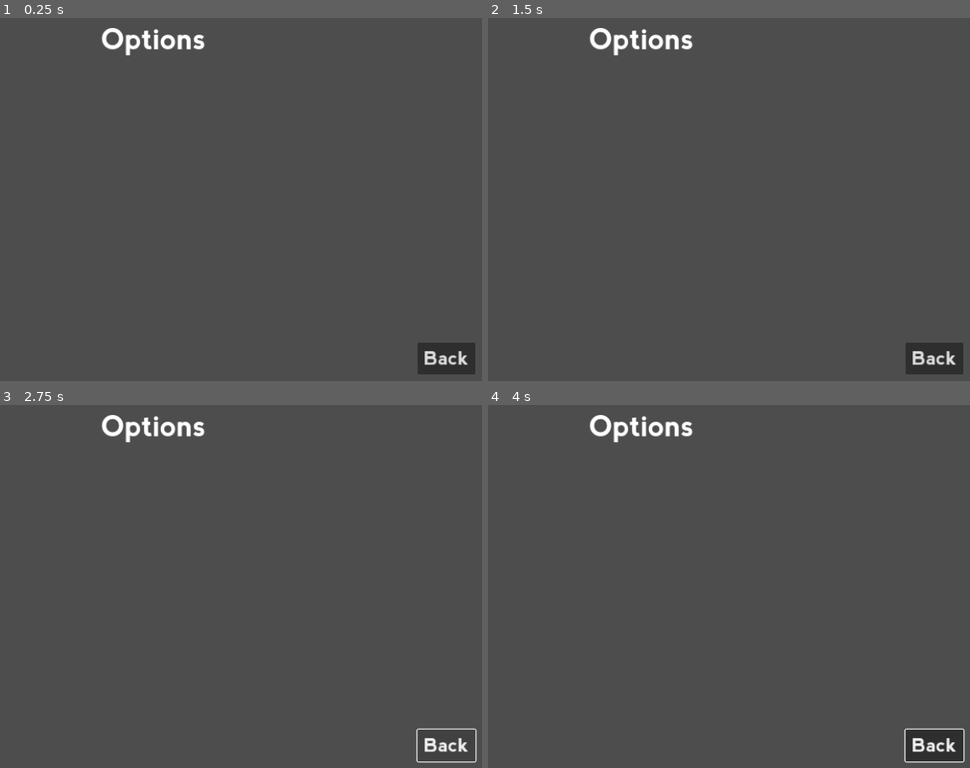
Above: before the commit, frames 1-4 (two rows, left to right).
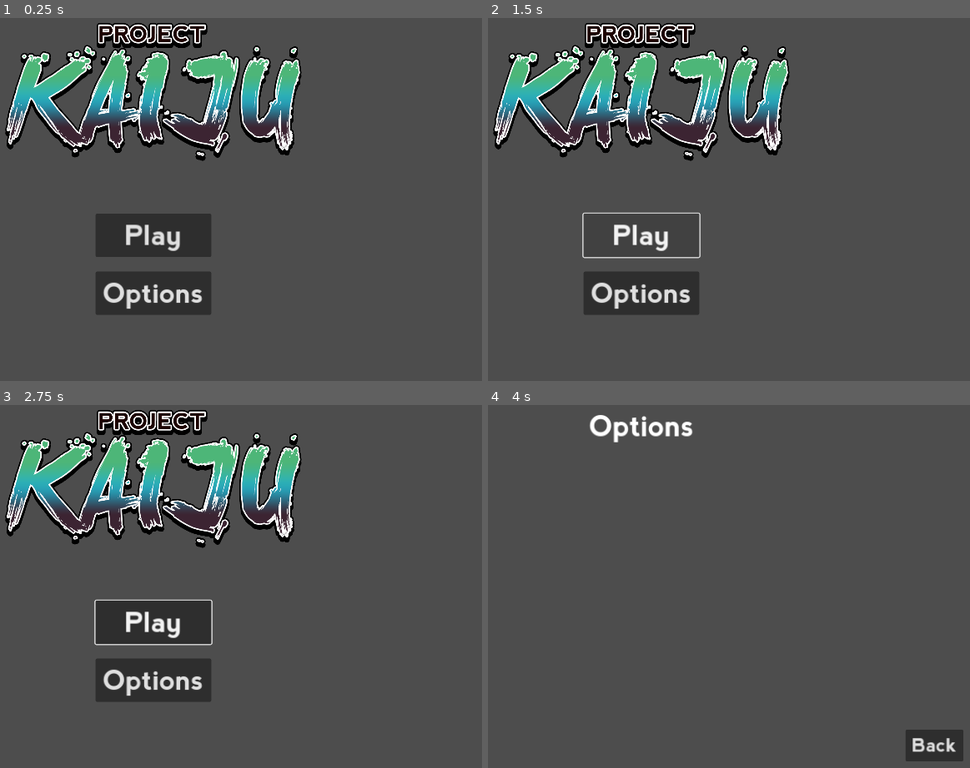
Above: after the commit, the same moments.

Repository: Quplet/ProjectKaiju
Game: Godot game, scene res://scenes/main.tscn
The game is run twice, just before and just after one commit, with the same random seed, the same clock (stepped at 60 frames per second) and the same inputs.
Inputs (mouse positions are in pixels of both pictures, inside the frame that each line leads up to):
- Up to frame 1 (0.25 s): no input
- Up to frame 2 (1.5 s): click (642, 235) at 0.5 s, where only the run after the commit has a clickable "Play"; click (642, 235) at 1.25 s, where only the run after the commit has a clickable "Play"
- Up to frame 3 (2.75 s): click (448, 746) at 2 s, where only the run before the commit has a clickable "Back"
- Up to frame 4 (4 s): click (642, 680) at 2.75 s, where only the run after the commit has a clickable "Options"; hold Right (ui_right) from 3.53 s (still down)

The runs differ from the first frame. In frame 1, 19% of the frame differs, in the area x 1-99%, y 1-99%; in frame 2, 17%; in frame 3, 18%; in frame 4, 0.2%.
Error before the commit: Out of bounds get index '1' (on base: 'Array[String]') (res://scripts/HUD.gd:33)

Commit message:
more player improvements

Diff:
--- a/project.godot
+++ b/project.godot
@@ -19,6 +19,23 @@
 
 window/stretch/mode="canvas_items"
 
+[input]
+
+Jump={
+"deadzone": 0.5,
+"events": [Object(InputEventKey,"resource_local_to_scene":false,"resource_name":"","device":0,"window_id":0,"alt_pressed":false,"shift_pressed":false,"ctrl_pressed":false,"meta_pressed":false,"pressed":false,"keycode":0,"physical_keycode":32,"key_label":0,"unicode":0,"echo":false,"script":null)
+]
+}
+
+[layer_names]
+
+2d_physics/layer_1="World"
+2d_physics/layer_2="Hurtboxes"
+2d_physics/layer_3="Hitboxes"
+2d_physics/layer_4="Player Floor"
+2d_physics/layer_9="Player Body"
+2d_physics/layer_10="Enemy Floor"
+
 [rendering]
 
 renderer/rendering_method="gl_compatibility"
--- a/scenes/hud.tscn
+++ b/scenes/hud.tscn
@@ -8,7 +8,6 @@
 script = ExtResource("1_62db1")
 
 [node name="MainMenu" type="CanvasLayer" parent="."]
-visible = false
 
 [node name="Title" type="TextureRect" parent="MainMenu"]
 anchors_preset = 5
@@ -56,6 +55,7 @@
 text = "Options"
 
 [node name="OptionsMenu" type="CanvasLayer" parent="."]
+visible = false
 
 [node name="Title" type="Label" parent="OptionsMenu"]
 anchors_preset = 5
--- a/scenes/player.tscn
+++ b/scenes/player.tscn
@@ -1,17 +1,69 @@
-[gd_scene load_steps=4 format=3 uid="uid://blsedkmpi6feg"]
+[gd_scene load_steps=11 format=3 uid="uid://blsedkmpi6feg"]
 
+[ext_resource type="Script" path="res://scripts/objects/player.gd" id="1_6whxk"]
 [ext_resource type="PackedScene" uid="uid://bww7vq0qmirb2" path="res://scenes/components/health_component.tscn" id="1_wdfvb"]
 [ext_resource type="PackedScene" uid="uid://bdnwhnysdlepu" path="res://scenes/components/hitbox_component.tscn" id="2_aiy11"]
+[ext_resource type="Script" path="res://scripts/objects/player_body.gd" id="2_qenhg"]
 [ext_resource type="PackedScene" uid="uid://bfi7ete20sl7x" path="res://scenes/components/knockback_component.tscn" id="3_kba4j"]
+[ext_resource type="Texture2D" uid="uid://d4k2i4nbtcbrx" path="res://assets/sprites/player/idle0.png" id="4_77pc7"]
+
+[sub_resource type="CapsuleShape2D" id="CapsuleShape2D_2gmrg"]
+radius = 72.0
+height = 174.0
+
+[sub_resource type="SpriteFrames" id="SpriteFrames_jhxgh"]
+animations = [{
+"frames": [{
+"duration": 1.0,
+"texture": ExtResource("4_77pc7")
+}],
+"loop": true,
+"name": &"idle",
+"speed": 5.0
+}]
+
+[sub_resource type="CapsuleShape2D" id="CapsuleShape2D_3di3e"]
+height = 190.0
+
+[sub_resource type="CapsuleShape2D" id="CapsuleShape2D_o7bqa"]
+radius = 5.0
+height = 180.0
 
 [node name="Player" type="CharacterBody2D"]
+collision_layer = 8
+collision_mask = 513
+motion_mode = 1
+script = ExtResource("1_6whxk")
 
-[node name="AnimatedSprite2D" type="AnimatedSprite2D" parent="."]
+[node name="Body" type="CharacterBody2D" parent="."]
+position = Vector2(0, -100)
+collision_layer = 256
+collision_mask = 8
+script = ExtResource("2_qenhg")
 
-[node name="HealthComponent" parent="." instance=ExtResource("1_wdfvb")]
+[node name="KnockbackComponent" parent="Body" instance=ExtResource("3_kba4j")]
 
-[node name="HitboxComponent" parent="." node_paths=PackedStringArray("health_component", "knockback_component") instance=ExtResource("2_aiy11")]
+[node name="HitboxComponent" parent="Body" node_paths=PackedStringArray("health_component", "knockback_component") instance=ExtResource("2_aiy11")]
+collision_layer = 2
+collision_mask = 4
 health_component = NodePath("../HealthComponent")
 knockback_component = NodePath("../KnockbackComponent")
 
-[node name="KnockbackComponent" parent="." instance=ExtResource("3_kba4j")]
+[node name="Hurtbox" type="CollisionShape2D" parent="Body/HitboxComponent"]
+shape = SubResource("CapsuleShape2D_2gmrg")
+debug_color = Color(0, 0.647059, 0.239216, 0.419608)
+
+[node name="HealthComponent" parent="Body" instance=ExtResource("1_wdfvb")]
+
+[node name="AnimatedSprite2D" type="AnimatedSprite2D" parent="Body"]
+position = Vector2(-10, 0)
+scale = Vector2(0.2, 0.2)
+sprite_frames = SubResource("SpriteFrames_jhxgh")
+animation = &"idle"
+
+[node name="BodyCollision" type="CollisionShape2D" parent="Body"]
+shape = SubResource("CapsuleShape2D_3di3e")
+
+[node name="Floor" type="CollisionShape2D" parent="."]
+rotation = 1.5708
+shape = SubResource("CapsuleShape2D_o7bqa")
--- /dev/null
+++ b/scenes/test_scene.tscn
@@ -0,0 +1,9 @@
+[gd_scene load_steps=2 format=3 uid="uid://cr43402jfatdw"]
+
+[ext_resource type="PackedScene" uid="uid://blsedkmpi6feg" path="res://scenes/player.tscn" id="1_j5pfj"]
+
+[node name="TestScene" type="Node"]
+
+[node name="Player" parent="." instance=ExtResource("1_j5pfj")]
+position = Vector2(597, 381)
+metadata/_edit_group_ = true
--- a/scripts/components/knockback_component.gd
+++ b/scripts/components/knockback_component.gd
@@ -6,7 +6,8 @@
 @export var knockback_resistance: float = 0.0
 
 func knockback(attack: Attack):
-	var parent = get_parent()
+	# All components will be attached to a characterbody attached to a characterbody. We want the knockback to affect the root body.
+	var parent = get_parent().get_parent()
 	if not parent:
 		logger.error("KnockbackComponent has no parent!")
 		return
--- /dev/null
+++ b/scripts/objects/player.gd
@@ -0,0 +1,15 @@
+extends CharacterBody2D
+
+const SPEED: float = 300.0
+const JUMP_VELOCITY: float = -400.0
+
+func _physics_process(delta):
+	# Get the input direction and handle the movement/deceleration.
+	# As good practice, you should replace UI actions with custom gameplay actions.
+	var direction = Input.get_axis("ui_left", "ui_right")
+	if direction:
+		velocity.x = direction * SPEED
+	else:
+		velocity.x = move_toward(velocity.x, 0, SPEED)
+
+	move_and_slide()
--- /dev/null
+++ b/scripts/objects/player_body.gd
@@ -0,0 +1,20 @@
+extends CharacterBody2D
+
+
+const SPEED = 300.0
+@export var JUMP_VELOCITY = -600.0
+
+# Get the gravity from the project settings to be synced with RigidBody nodes.
+var gravity = ProjectSettings.get_setting("physics/2d/default_gravity")
+
+
+func _physics_process(delta):
+	# Add the gravity.
+	if not is_on_floor():
+		velocity.y += gravity * delta
+
+	# Handle Jump.
+	if Input.is_action_just_pressed("Jump") and is_on_floor():
+		velocity.y = JUMP_VELOCITY
+
+	move_and_slide()
Binary file added: assets/sprites/player/idle0.png
Not shown, added: assets/sprites/player/idle0.png.import
